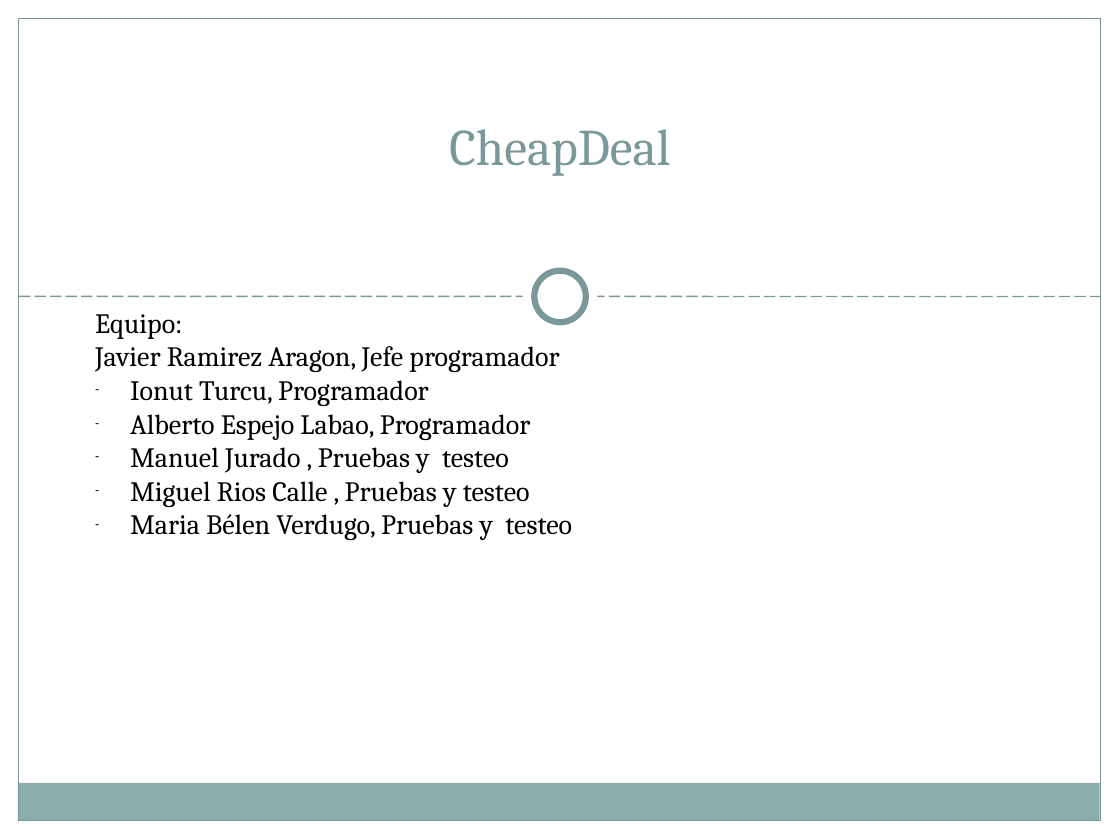
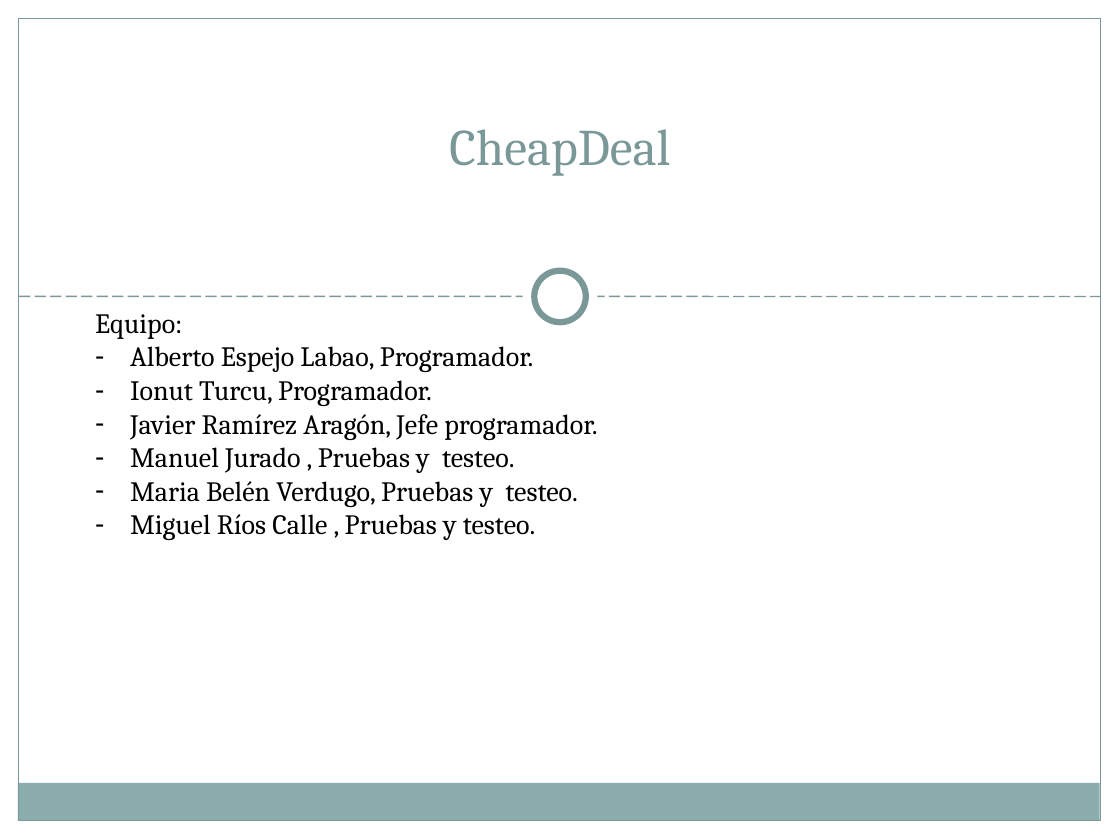
Before and after one commit to ReivajRa/Cooking_Ingenieros, a slide deck: slide 1 of Documentación/Cheap Deal presentacion.ppt. Drawn at 1120x840 pixels with LibreOffice and Linux fonts; fonts in the diff are those of the drawing; background and template pictures are left out. Boxes give left, top, right and bottom in pixels: in the first picture for what was removed or moved away, otherwise in the second. Text is boxed around its words. In the diff, an @@ line names an element or a change of style, - is before the commit and + after.

```diff
--- a/Documentación/Cheap Deal presentacion.ppt
+++ b/Documentación/Cheap Deal presentacion.ppt
@@ text at [130, 346, 597, 540]: text changed @@
-Javier Ramirez Aragon, Jefe programador
-– Ionut Turcu, Programador
-– Alberto Espejo Labao, Programador
-– Manuel Jurado , Pruebas y testeo
-– Miguel Rios Calle , Pruebas y testeo
-– Maria Bélen Verdugo, Pruebas y testeo
+– Alberto Espejo Labao, Programador.
+– Ionut Turcu, Programador.
+– Javier Ramírez Aragón, Jefe programador.
+– Manuel Jurado , Pruebas y testeo.
+– Maria Belén Verdugo, Pruebas y testeo.
+– Miguel Ríos Calle , Pruebas y testeo.
```
Also in this commit, not shown: 12 other slides changed, 1 slide added.
